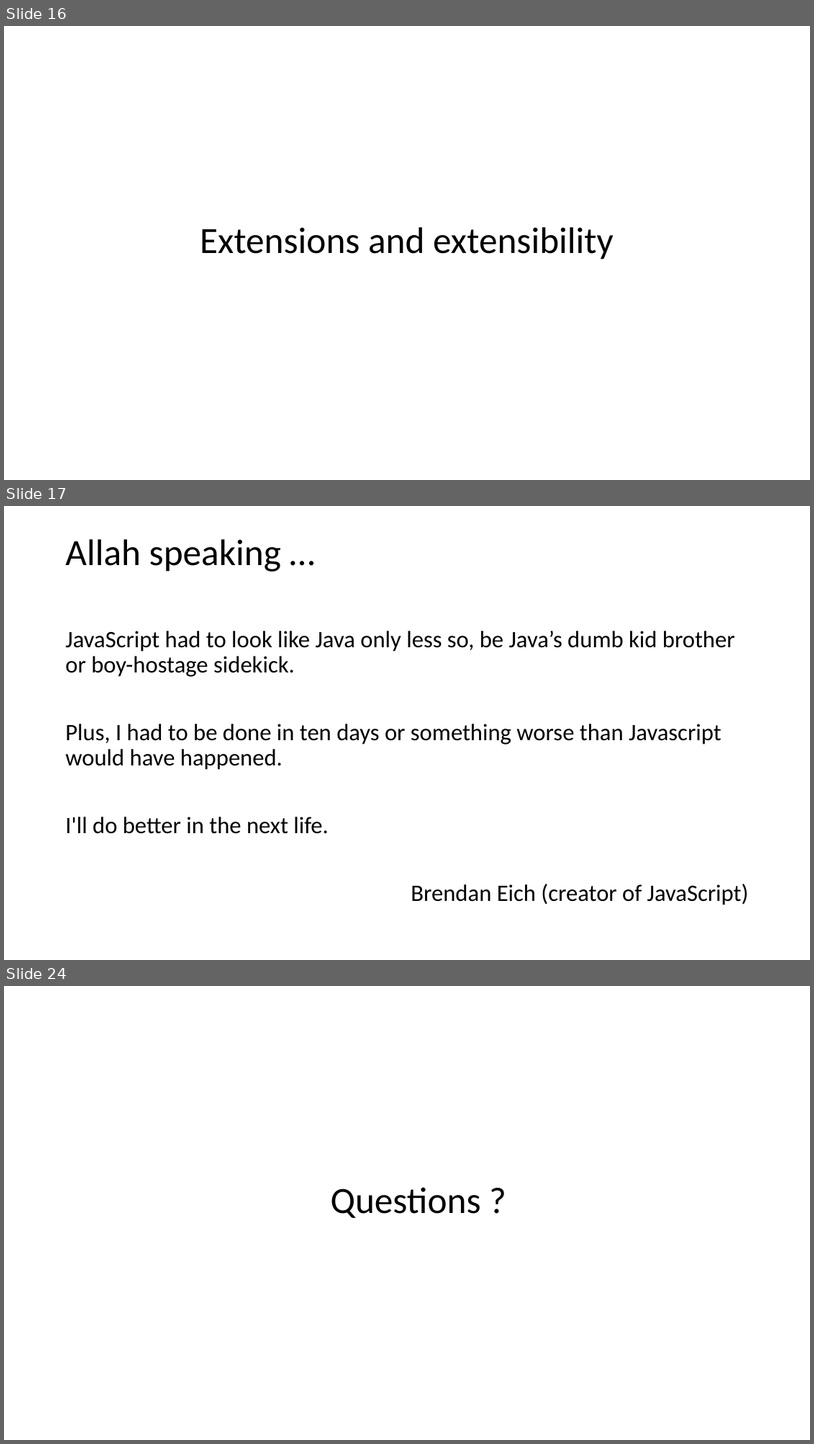
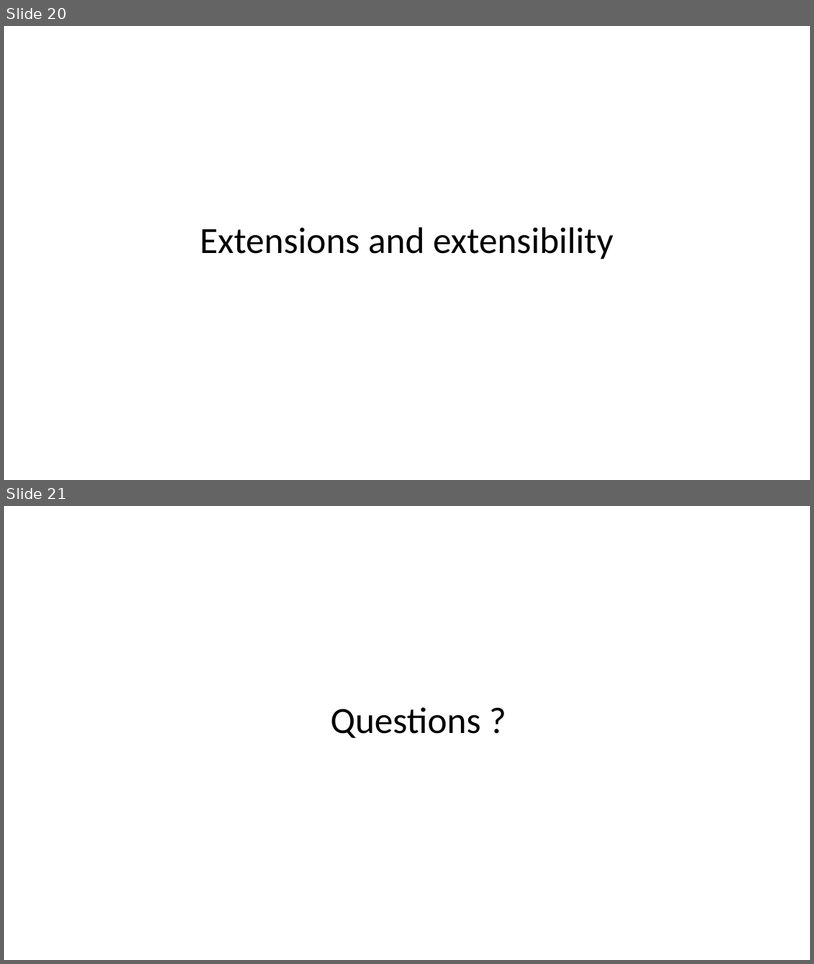
Before and after one commit to vba/presentations, a slide deck: build.js/build.js.pptx. Shown one above the other, each under a label of ours: slides 16, 17 and 24 before the commit, slides 20 and 21 after it; the slides between them are not shown. The pictures are 814x1444 and 814x964 pixels, drawn with LibreOffice and Linux fonts; fonts in the diff are those of the drawing. Boxes give left, top, right and bottom in pixels: in the first picture for what was removed or moved away, otherwise in the second. Text is boxed around its words. In the diff, an @@ line names an element or a change of style, - is before the commit and + after.

```diff
--- a/build.js/build.js.pptx
+++ b/build.js/build.js.pptx
@@ slide 17 removed at [4,506,810,960], background #FFFFFF @@
@@ title removed at [65,539,281,572] @@
-Allah speaking …
@@ text removed at [65,631,749,905] @@
-JavaScript had to look like Java only less so, be Java’s dumb kid brother or boy-hostage sidekick.
-Plus, I had to be done in ten days or something worse than Javascript would have happened.
-I'll do better in the next life.
-Brendan Eich (creator of JavaScript)
@@ what was slide 16 is now slide 20 @@
@@ what was slide 24 is now slide 21 @@
```
Also in this commit, not shown: 4 slides added, 6 other slides removed.
